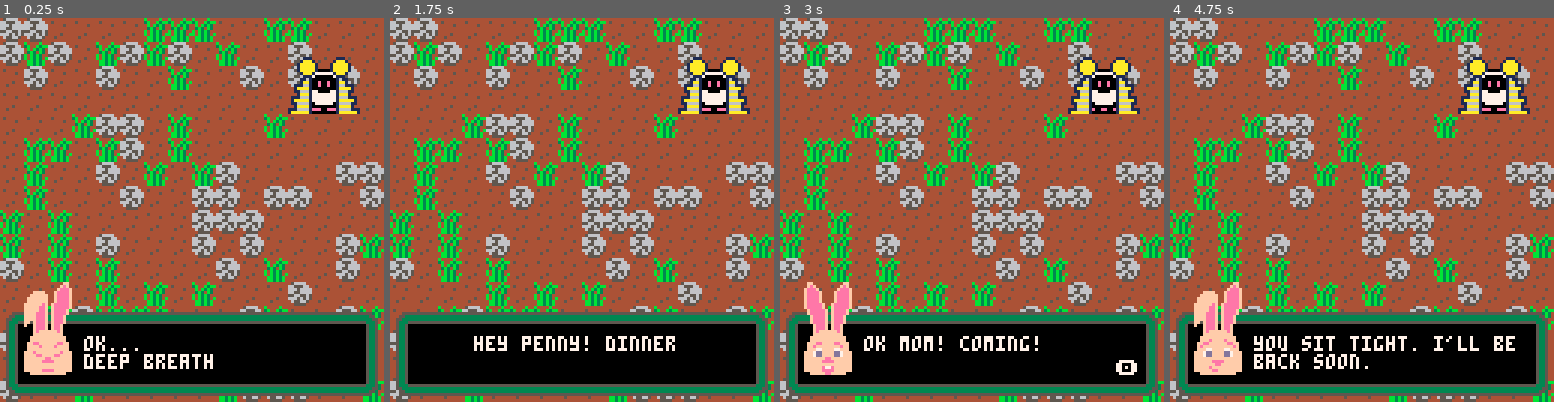
Above: before the commit, frames 1-4 (left to right).
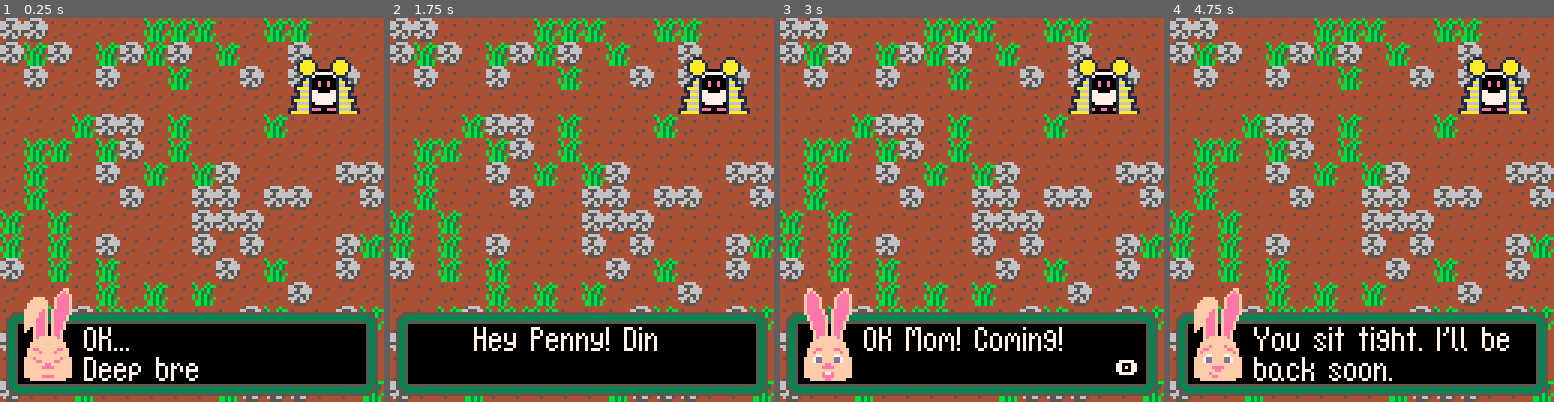
Above: after the commit, the same moments.

Repository: DeCarabas/pico_carts
Game: PICO-8 cartridge robo.p8
Two runs of this game, one before a commit and one after it. Both use one fixed random seed, a clock stepped at 60 frames per second and the inputs below.
Inputs:
- Up to frame 1 (0.25 s): no input
- Up to frame 2 (1.75 s): tap O (Z key) at 0.33, 0.7, 1.43 s; tap X (X key) at 1.07 s
- Up to frame 3 (3 s): hold Left 1.97-2.37 s; tap X (X key) at 2.07, 2.4, 2.73 s; tap O (Z key) at 2.22 s; hold Down 2.42-2.82 s; hold Right from 2.87 s (still down)
- Up to frame 4 (4.75 s): tap X (X key) every 0.33 s from 3.07 to 4.73 s; tap O (Z key) at 3.1, 3.98 s; release Right at 3.53 s; hold Up 3.58-4.08 s; hold Right 4.13-4.53 s; hold Down from 4.58 s (still down)

The runs differ from the first frame. In frame 1, 2.2% of the frame differs, in the area x 6-56%, y 68-95%; in frame 2, 1.2%; in frame 3, 2.4%; in frame 4, 3.4%, in the area x 6-90%, y 68-95%.

Commit message:
FONT FONT FONT

Diff:
--- a/font.p8
+++ b/font.p8
@@ -7,49 +7,50 @@
  font=load_font()
 end
 
+copy_time=0
 function _update()
  if btnp(❎) or btnp(🅾️) then
   printh("[["..hex.."]]","@clip")
+  copy_time=100
+ elseif copy_time>0 then
+  copy_time-=1
  end
 end
 
 function _draw()
  cls(0)
- color(7)
  draw_string(
-  "^the quick brown fox jumped",
-  0,0)
- draw_string(
+  "^the quick brown fox jumped\n"..
   "over the lazy dog.",
-  0,10)
+  0,0,7)
 
  color(12)
  draw_string(
-  "^here's the whole alphabet:",
+  "^here's the whole alphabet:\n",
   0,25)
  color(10)
  draw_string(
-  "^aa^bb^cc^dd^ee^ff^gg^hh^ii^jj^kk^ll^mm",
+  "^aa^bb^cc^dd^ee^ff^gg^hh^ii^jj^kk^ll^mm\n"..
+  "^nn^oo^pp^qq^rr^ss^tt^uu^vv^ww^xx^yy\n"..
+  "^zz0123456789!?.:,'",
   0,35)
- draw_string(
-  "^nn^oo^pp^qq^rr^ss^tt^uu^vv^ww^xx^yy",
-  0,45)
- draw_string(
-  "^zz0123456789!?.:,'",
-  0,55)
 
  color(11)
  draw_string(
-  "^it takes "..#hex.." bytes.",
-  0,100)
- draw_string(
-  "^press a button to copy it to",
-  0,110)
- draw_string(
-  "your clipboard.",
-  0,120)
-
- --draw_string("^hey buddy!",10,10)
+  "^it takes "..#hex.." bytes "..
+  "and 298\ntokens.",
+  0,90)
+ if copy_time>0 then
+  draw_string(
+   "^font copied!",0,120)
+ else
+  draw_string(
+   "^press a button to copy the",
+   0,110)
+  draw_string(
+   "font to your clipboard.",
+   0,120)
+ end
 end
 
 -->8
@@ -260,11 +261,14 @@
 
 function draw_string(str,x,y,c)
  if c~=nil then color(c) end
+ local lx,ly=x,y
  local i,font=1,_jd_font
  while i<=#str do
   local c=sub(str,i,i) i+=1
   if c==" " then
-   x+=4
+   lx+=4
+  elseif c=="\n" then
+   lx=x ly+=10
   else
    if c=="^" then
     c=sub(str,i,i) i+=1
@@ -274,8 +278,8 @@
    end
 
    local glyph=font[c]
-   draw_font_glyph(glyph,x,y)
-   x+=glyph.w+1
+   draw_font_glyph(glyph,lx,ly)
+   lx+=glyph.w+1
   end
  end
 end
--- a/robo.p8
+++ b/robo.p8
@@ -1,5 +1,5 @@
 pico-8 cartridge // http://www.pico-8.com
-version 18
+version 22
 __lua__
 -- robo gardening game
 -- (c) 2020 john doty
@@ -143,6 +143,8 @@
 end
 
 function _init()
+ load_font()
+
  init_menu()
  init_time()
  init_base()
@@ -155,18 +157,18 @@
  place_rand(320,65)  --rock
 
  do_script({
-  {text="ok...\ndeep breath...",
+  {text="^o^k...\n^deep breath...",
    top=192,bot=228},
-  {text="rx-228! activate!!",
+  {text="^r^x228! ^activate!!",
    top=194,bot=230},
-  {text="it...it works!",
+  {text="^it...it works!",
    top=194,bot=226},
-  {text="hey penny! dinner!"},
-  {text="ok mom! coming!",
+  {text="^hey ^penny! ^dinner!"},
+  {text="^o^k ^mom! ^coming!",
    top=194,bot=226},
-  {text="ok. that's enough for\ntoday.",
+  {text="^o^k. ^that's enough\nfor today.",
    top=192,bot=224},
-  {text="you sit tight. i'll be\nback soon.",
+  {text="^you sit tight. ^i'll be\nback soon.",
    top=192,bot=224},
  },
  function()
@@ -887,8 +889,13 @@
  draw_box(0,96,14,2)
 
  -- actual text
- print(sub(text,1,1+text_time),
-       28,114-8,7)
+ local ss=sub(text,1,1+text_time)
+ if sub(ss,-1,-1)=="^" then
+  ss=sub(ss,1,-2)
+ end
+ draw_string(
+  ss,
+  28,114-11,7)
  if text_time==text_limit and
     time()%2>1 then
   print("🅾️",128-16,128-14,7)
@@ -896,8 +903,87 @@
 
  -- portrait
  if text_sprite_top~=nil then
-  spr(text_sprite_top,8,114-26,2,2)
-  spr(text_sprite_bot,8,114-10,2,2)
+  spr(text_sprite_top,8,114-24,2,2)
+  spr(text_sprite_bot,8,114-8,2,2)
+ end
+end
+-->8
+-- big font code (282 tokens)
+--
+-- call load_font() then when
+-- you want call draw_string()
+-- to draw what you want.
+-- the font has upper case a-z,
+-- lower case a-z, digits 0-9,
+-- and some punctuation.
+function load_font()
+ local enc=[[414869999f994248caae999e4348699889964448e999999e4548f88e888f4648f88e888847486998b9964848999f99994918ff4a48111111964b48999e99994c488888888f4d58dd6b18c6314e489ddbb9994f48699999965048e99e8888515864a5295a4d5248e99e99995348698611965438e9249255489999999656588c6315294457588c6318d6aa58588a9442295159588c62a210845a48f122448f615664a52934624888e999966346698896644811799996654669f8966648254e4444674769971960684888e999996918bf6a3820926a6b488899e9996c28aaa96d56556b18c46e46ad99996f466999967046699e8871466997117246ad9888734669429674384ba492754699999676568c54a21077568c6b5aa878568a884544794699971e7a46f1248f3048699bd996313859249732486911248f3348691211963448aaaf22223548f88e11963648698e99963748f11248883848699699963948699711112118fd3f5874622210042e11803a16902c235827285800]]
+
+ local bytes={}
+ for i=1,#enc,2 do
+  add(bytes,tonum("0x"..sub(enc,i,i+1)))
+ end
+
+ local font,bi={},1
+ while bi<#bytes do
+  local c=bytes[bi] bi+=1
+
+  local bmap={bytes[bi]}
+  local b=bmap[1]
+  local w,h=(b&0xf0)>>4,b&0x0f
+  local bytec=ceil(w*h/8)
+  for j=1,bytec do
+   add(bmap,bytes[bi+j])
+  end
+  bi+=bytec+1
+
+  font[c]={w=w,h=h,bmap=bmap}
+ end
+
+ _jd_font=font
+end
+
+function draw_font_glyph(glyph,x,y)
+ local bi,bits=2,0
+ local bmap=glyph.bmap
+ local byte=bmap[bi]
+ for iy=8-glyph.h,7 do
+  for ix=0,glyph.w-1 do
+   if byte&0x80>0 then
+    pset(x+ix,y+iy)
+   end
+   -- advance bits
+   byte<<=1 bits+=1
+   if bits==8 then
+    -- advance bytes
+    bi+=1 byte=bmap[bi] bits=0
+   end
+  end
+ end
+end
+
+function draw_string(str,x,y,c)
+ if c~=nil then color(c) end
+ local lx,ly=x,y
+ local i,font=1,_jd_font
+ while i<=#str do
+  local c=sub(str,i,i) i+=1
+  if c==" " then
+   lx+=4
+  elseif c=="\n" then
+   lx=x ly+=10
+  else
+   if c=="^" then
+    c=sub(str,i,i) i+=1
+    c=ord(c)-32
+   else
+    c=ord(c)
+   end
+
+   local glyph=font[c]
+   draw_font_glyph(glyph,lx,ly)
+   lx+=glyph.w+1
+  end
  end
 end
 __gfx__
